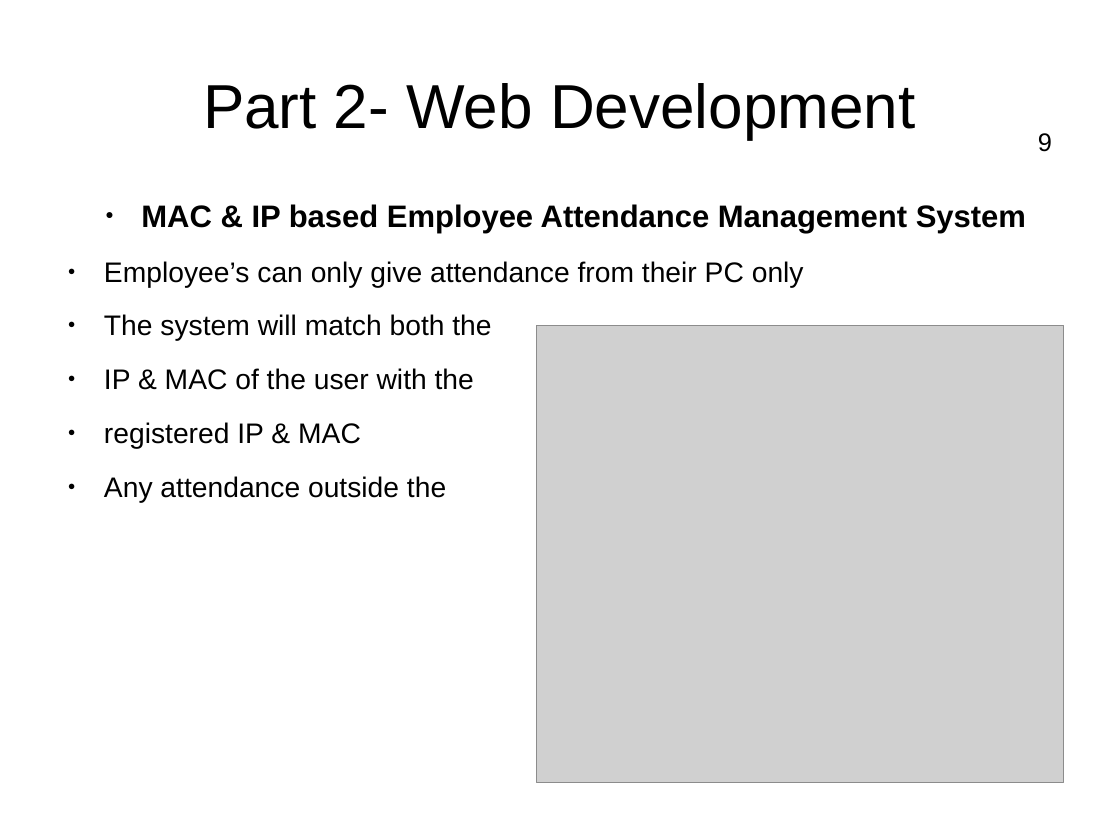
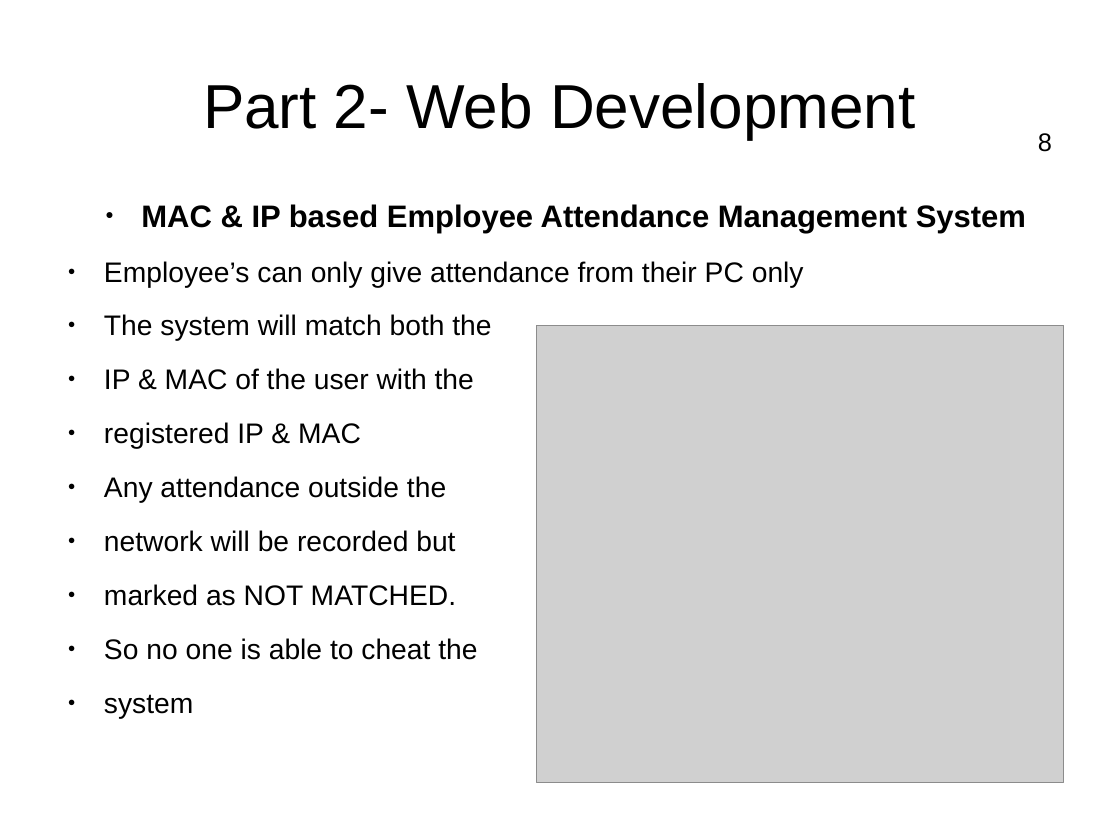
Before and after one commit to MAliAbrarKhan19/EAMS-IP-MAC-based-Employee-Attendance-Management-System, a slide deck: slide 8 of Presentation_ID_115_121_Sec8A_Mobile Computing lab.pptx (slide 9 before the commit). Drawn at 1120x840 pixels with LibreOffice and Linux fonts; fonts in the diff are those of the drawing; grey boxes stand for pictures; background and template pictures are left out. Boxes give left, top, right and bottom in pixels: in the first picture for what was removed or moved away, otherwise in the second. Text is boxed around its words. In the diff, an @@ line names an element or a change of style, - is before the commit and + after.

```diff
--- a/Presentation_ID_115_121_Sec8A_Mobile Computing lab.pptx
+++ b/Presentation_ID_115_121_Sec8A_Mobile Computing lab.pptx
@@ page number at <box>1038,133,1052,152</box>: text changed @@
-9
+8
@@ text at <box>104,530,477,719</box>: paragraphs added @@
+● network will be recorded but
+● marked as NOT MATCHED.
+● So no one is able to cheat the
+● system
```
Also in this commit, not shown: 4 other slides changed, 1 slide added, 3 slides removed, 1 other file.
